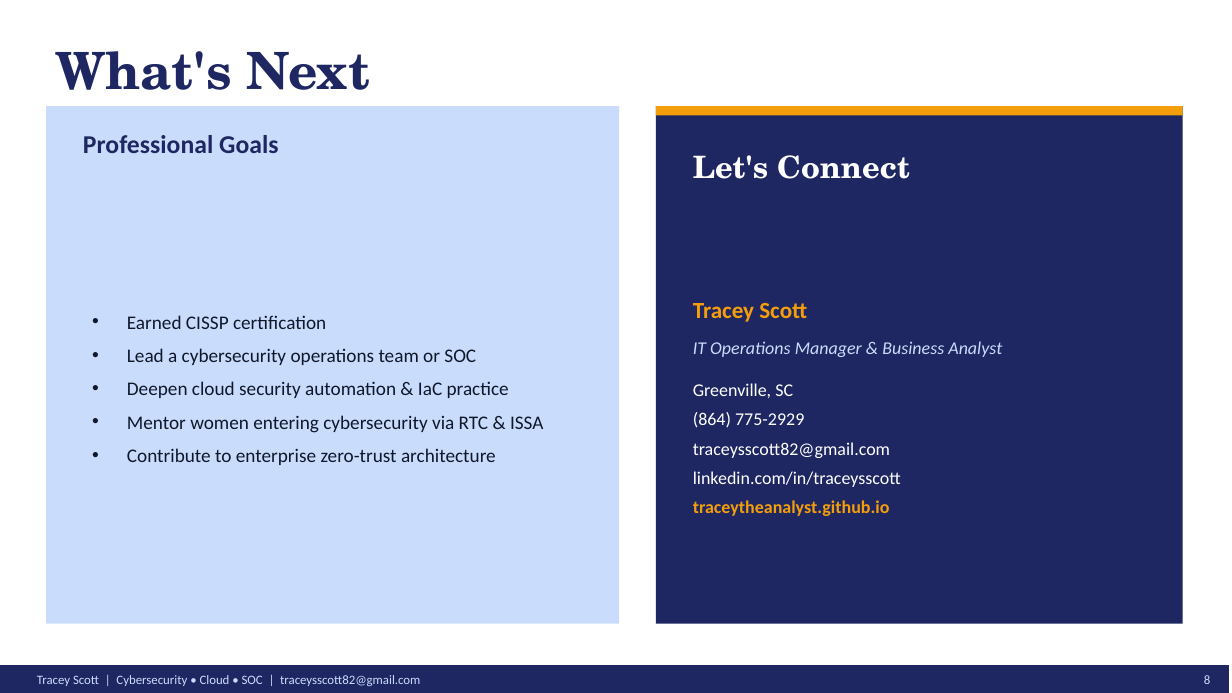
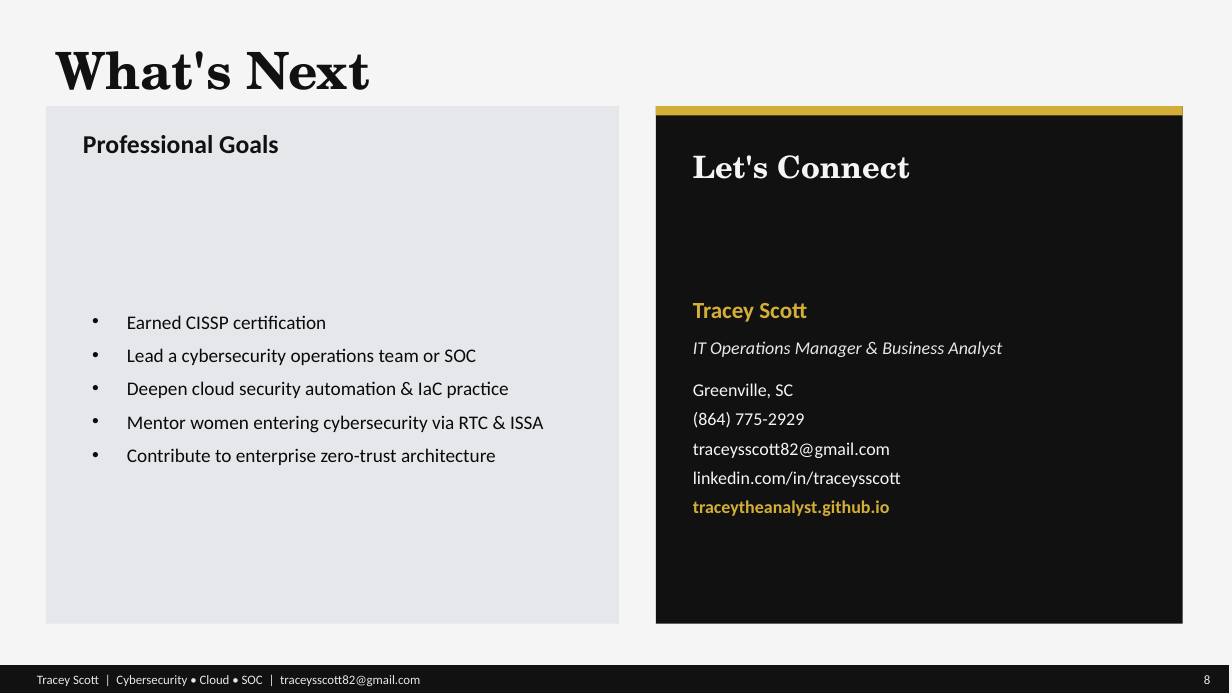
Before and after one commit to TraceyTheAnalyst/tracey-portfolio-deck, a slide deck: slide 8 of Tracey-Scott-Portfolio.pptx. Drawn at 1232x693 pixels with LibreOffice and Linux fonts; fonts in the diff are those of the drawing. Boxes give left, top, right and bottom in pixels: in the first picture for what was removed or moved away, otherwise in the second. Text is boxed around its words. In the diff, an @@ line names an element or a change of style, - is before the commit and + after.

```diff
--- a/Tracey-Scott-Portfolio.pptx
+++ b/Tracey-Scott-Portfolio.pptx
@@ background #FFFFFF to #F5F5F5 @@
@@ text "What's Next" at <box>55,51,371,90</box>: text colour #1E2761 to #111111 @@
@@ rectangle at <box>46,106,619,624</box>: fill #CADCFC to #E5E7EB @@
@@ rectangle at <box>656,106,1183,624</box>: fill #1E2761 to #111111 @@
@@ rectangle at <box>656,106,1183,116</box>: fill #F59E0B to #D4AF37 @@
@@ text "Professional Goals" at <box>83,135,278,153</box>: text colour #1E2761 to #111111 @@
@@ text "Let's Connect" at <box>693,155,910,179</box>: text colour #FFFFFF to #F5F5F5 @@
@@ text "Earned CISSP certification" at <box>127,315,544,465</box>: text colour #0F172A to #0A0A0A @@
@@ text "Tracey Scott" at <box>693,303,1002,516</box>: text colour #F59E0B to #D4AF37 in "Tracey Scott", "traceytheanalyst.github.io"; text colour #CADCFC to #E5E7EB in "IT Operations Manager & Business Analyst"; text colour #FFFFFF to #F5F5F5 in "Greenville, SC", "(864) 775-2929", "traceysscott82@gmail.com", "linkedin.com/in/traceysscott" @@
@@ rectangle at <box>0,665,1229,693</box>: fill #1E2761 to #111111 @@
@@ text "Tracey Scott | Cybersecurity • ..." at <box>37,675,420,686</box>: text colour #CADCFC to #E5E7EB @@
@@ text "8" at <box>1204,675,1210,684</box>: text colour #CADCFC to #E5E7EB @@
```
Also in this commit, not shown: 7 other slides changed, 10 other files.
